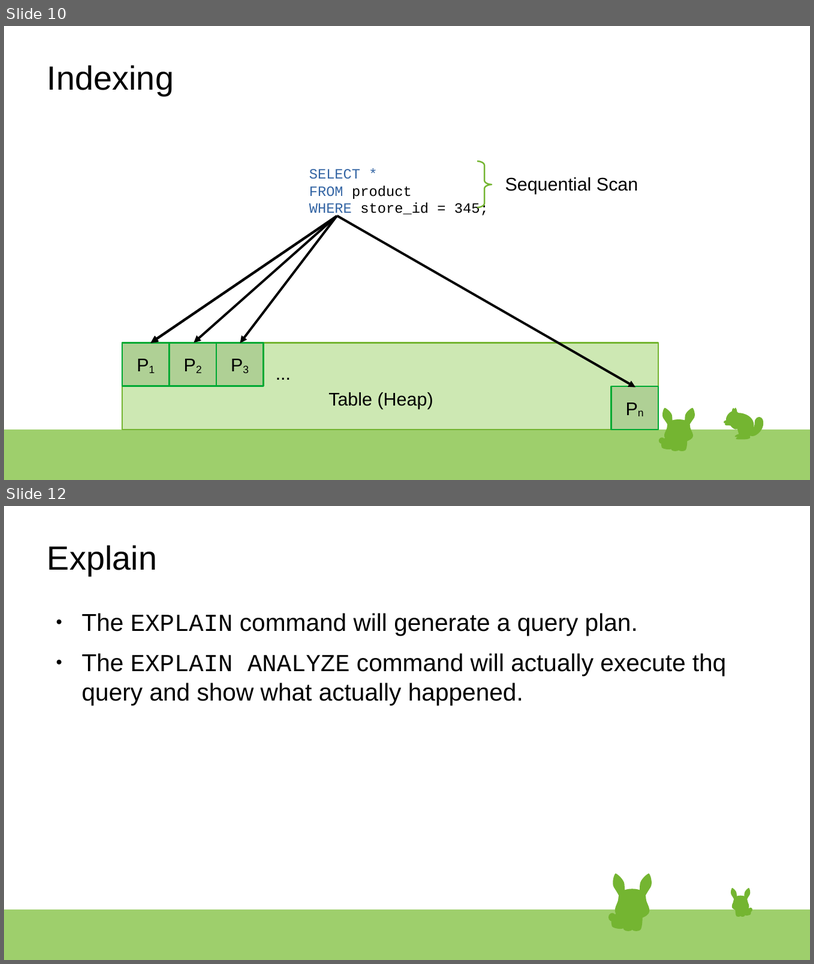
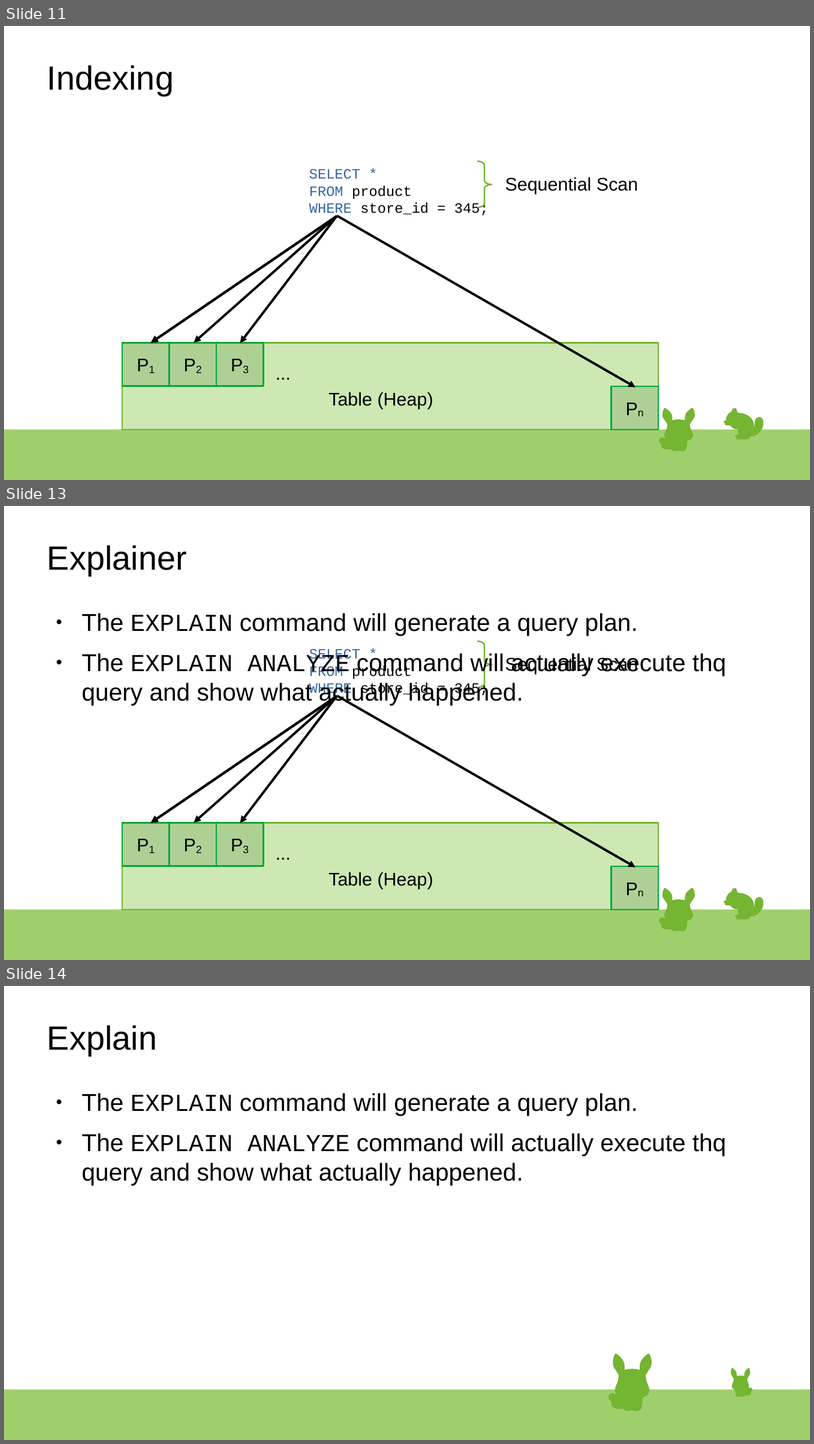
Before and after one commit to rsibanez89/postgres-indexing, a slide deck: Presentation.odp. Shown one above the other, each under a label of ours: slides 10 and 12 before the commit, slides 11, 13 and 14 after it; the slides between them are not shown. The pictures are 814x964 and 814x1444 pixels, drawn with LibreOffice and Linux fonts; fonts in the diff are those of the drawing. Boxes give left, top, right and bottom in pixels: in the first picture for what was removed or moved away, otherwise in the second. Text is boxed around its words. In the diff, an @@ line names an element or a change of style, - is before the commit and + after.

Commit message:
Added sequencial scann explainer.

```diff
--- a/Presentation.odp
+++ b/Presentation.odp
@@ slide 13 added at <box>4,506,810,960</box>, background #FFFFFF; not listed: 39 template elements that a slide beside it also shows @@
@@ title added at <box>47,545,187,576</box>, 33 pt, text #000000 @@
+Explainer
@@ text added at <box>82,613,726,705</box>, 24 pt, text #000000 @@
+● The EXPLAIN command will generate a query plan.
+● The EXPLAIN ANALYZE command will actually execute thq query and show what actually happened.
@@ text added at <box>309,649,489,697</box>, 14 pt, text #000000 @@
+SELECT *
+FROM product
+WHERE store_id = 345;
@@ freeform shape added at <box>477,642,492,687</box>, outline #74B531 1.42 pt @@
@@ text added at <box>506,656,638,674</box>, 18 pt, text #000000 @@
+Sequential Scan
@@ arrow added from (336, 697) to (150, 823), #000000 2.3 pt @@
@@ arrow added from (337, 696) to (151, 822), #000000 2.3 pt @@
@@ arrow added from (337, 696) to (194, 823), #000000 2.3 pt @@
@@ arrow added from (337, 696) to (240, 823), #000000 2.3 pt @@
@@ arrow added from (337, 696) to (636, 867), #000000 2.3 pt @@
@@ group added at <box>123,823,659,909</box>: 5 rectangles, 2 texts @@
+Table (Heap)
+P1
+Pn
+P3
+P2
+...
@@ what was slide 10 is now slide 11 @@
@@ what was slide 12 is now slide 14 @@
```
Also in this commit, not shown: 1 slide changed, 1 other slide added, 1 other file.
